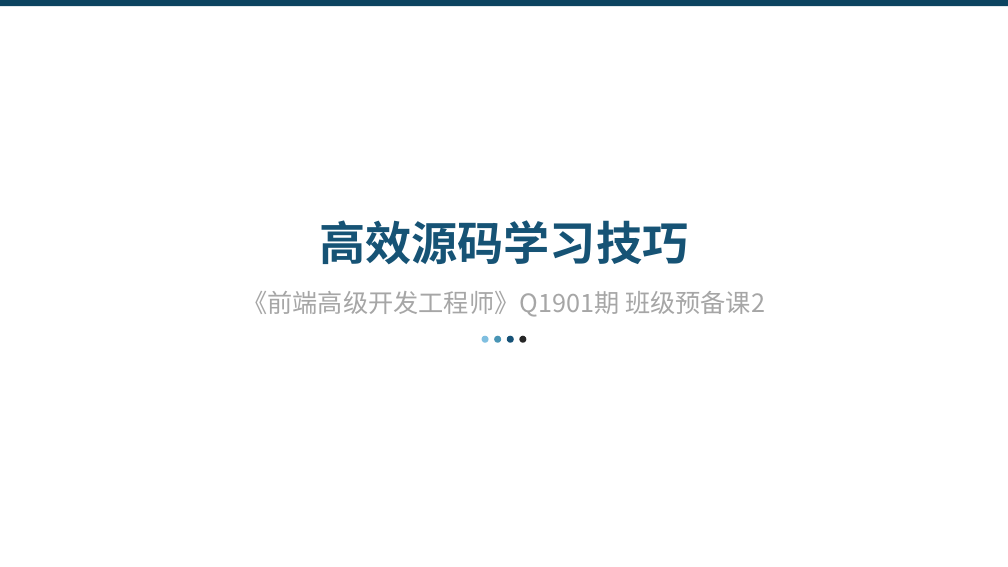
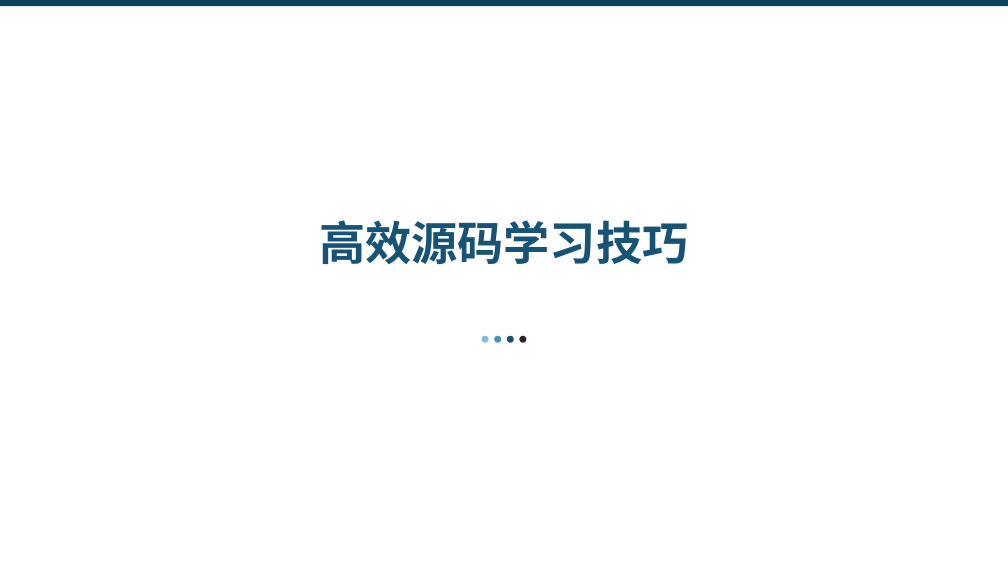
Before and after one commit to lotosv2010/Learn-WebFullStack, a slide deck: slide 1 of docs/PPT/01-GuidanceStudy/高效源码学习技巧.pptx. Drawn at 1008x567 pixels with LibreOffice and Linux fonts; fonts in the diff are those of the drawing. Boxes give left, top, right and bottom in pixels: in the first picture for what was removed or moved away, otherwise in the second. Text is boxed around its words. In the diff, an @@ line names an element or a change of style, - is before the commit and + after.

```diff
--- a/docs/PPT/01-GuidanceStudy/高效源码学习技巧.pptx
+++ b/docs/PPT/01-GuidanceStudy/高效源码学习技巧.pptx
@@ text removed at <box>242,291,765,317</box> @@
-《前端高级开发工程师》Q1901期 班级预备课2
```
Also in this commit, not shown: 1 other file.
